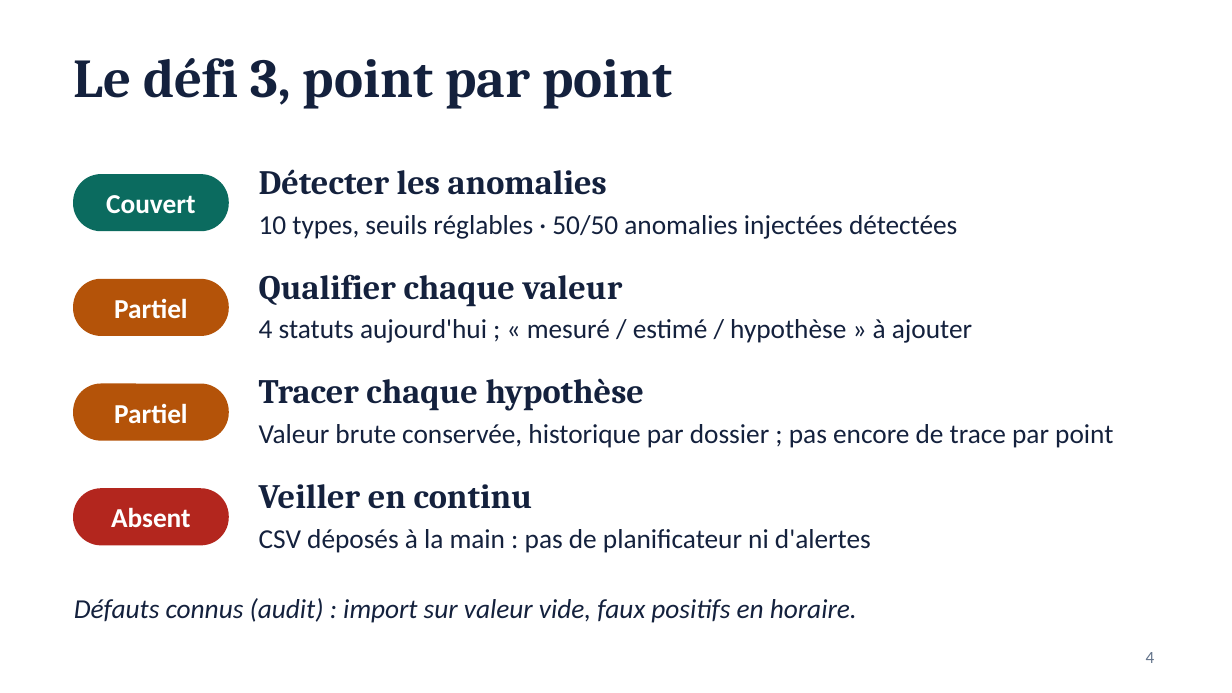
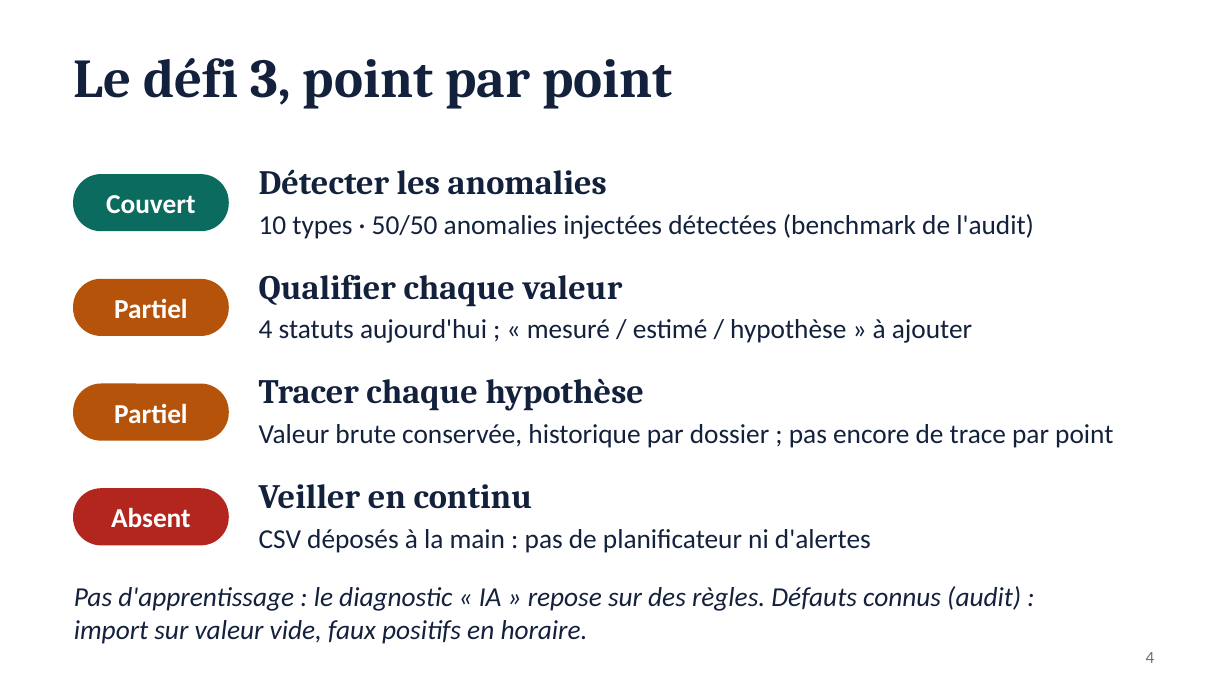
Before and after one commit to loicgilbert74000-coder/qualif-comptage, a slide deck: slide 4 of pitch/qualif-comptage-pitch.pptx. Drawn at 1232x693 pixels with LibreOffice and Linux fonts; fonts in the diff are those of the drawing. Boxes give left, top, right and bottom in pixels: in the first picture for what was removed or moved away, otherwise in the second. Text is boxed around its words. In the diff, an @@ line names an element or a change of style, - is before the commit and + after.

```diff
--- a/pitch/qualif-comptage-pitch.pptx
+++ b/pitch/qualif-comptage-pitch.pptx
@@ text at bbox=[259, 214, 1034, 239]: text changed @@
-10 types, seuils réglables · 50/50 anomalies injectées détectées
+10 types · 50/50 anomalies injectées détectées (benchmark de l'audit)
@@ text at bbox=[74, 586, 1021, 644]: text changed @@
-Défauts connus (audit) : import sur valeur vide, faux positifs en horaire.
+Pas d'apprentissage : le diagnostic « IA » repose sur des règles. Défauts connus (audit) : import sur valeur vide, faux positifs en horaire.
```
Also in this commit, not shown: 2 other slides changed, 2 other files.
